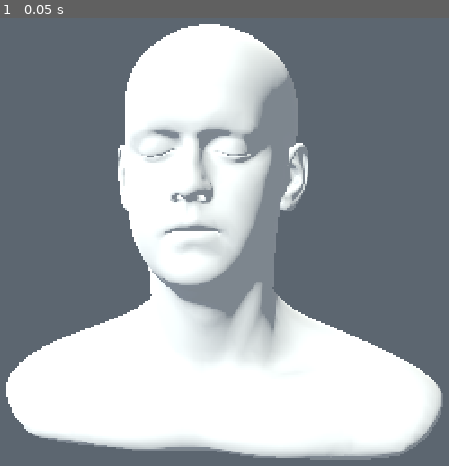
Above: before the commit, frame 1.
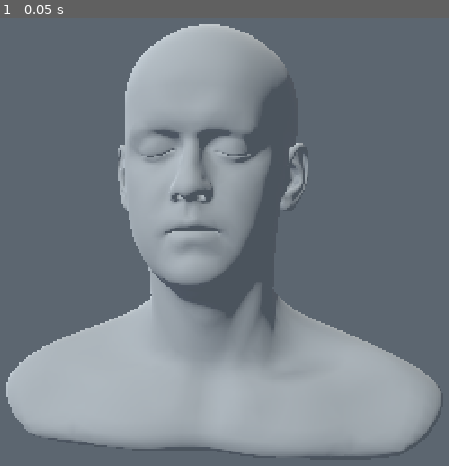
Above: after the commit, the same moment.

Repository: thomthehound/Godauldron
Game: Godot game, scene res://scenes/showcase/scanned_reference_head.tscn
Two runs of this game, one before a commit and one after it. Both use one fixed random seed, a clock stepped at 60 frames per second and the inputs below. This scene is started directly instead of the project's main scene.
Inputs:
- Up to frame 1 (0.05 s): no input

The runs differ from the first frame. In frame 1, 47% of the frame differs, in the area x 1-99%, y 1-99%.

Commit message:
Set middle-gray inspection material to preserve surface shading

Diff:
--- a/scripts/scanned_reference_surface.gd
+++ b/scripts/scanned_reference_surface.gd
@@ -2,7 +2,7 @@
 ## Neutral inspection material for a head/scalp geometry reference.
 ## The scan's photographic textures are intentionally not used.
 
-@export var matte_color: Color = Color(0.70, 0.73, 0.75)
+@export var matte_color: Color = Color(0.45, 0.48, 0.51)
 
 
 func _ready() -> void:
